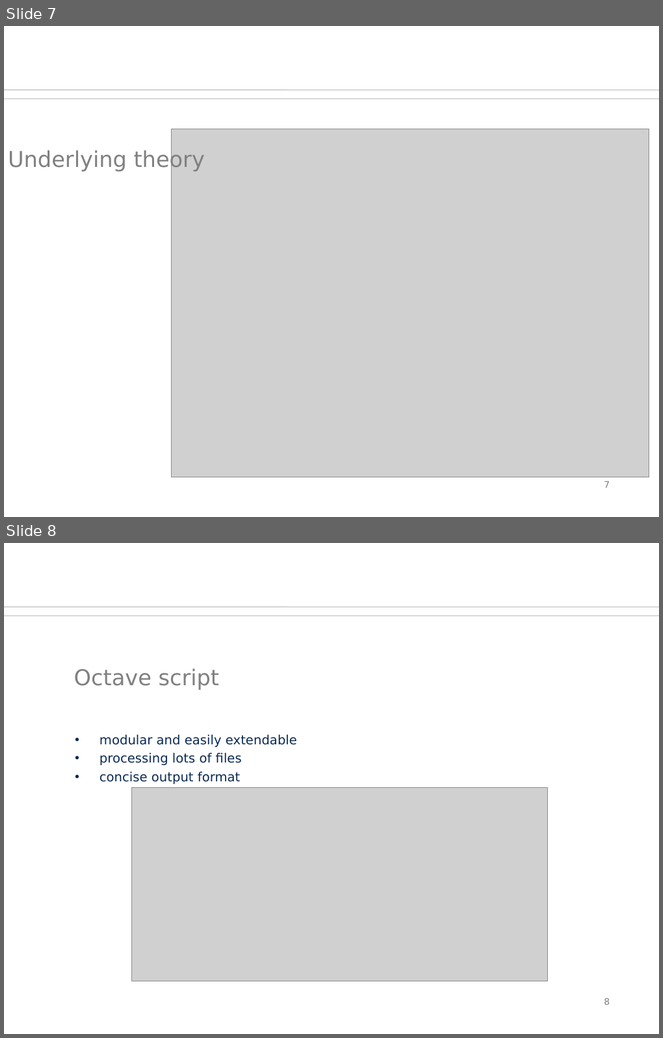
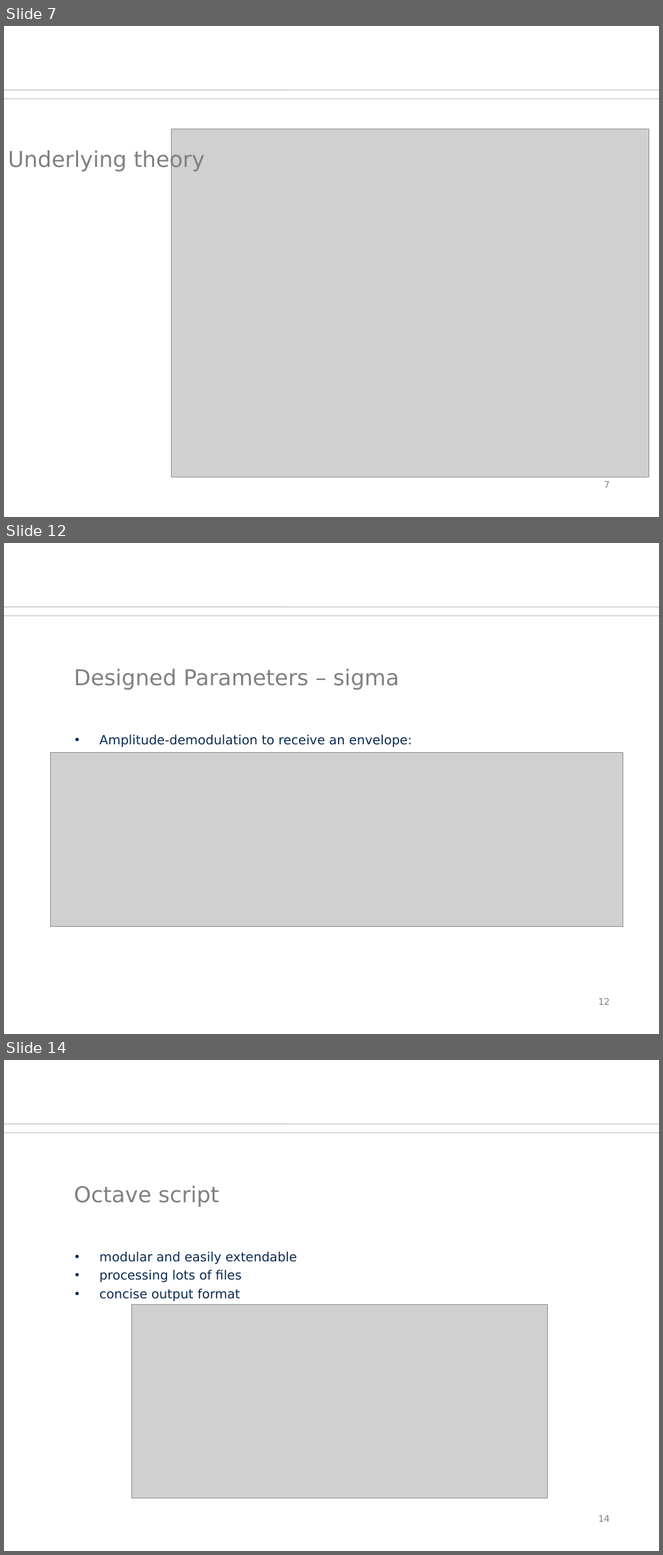
Before and after one commit to orgarten/Hauptseminar, a slide deck: Präsentation/btwf.odp. Shown one above the other, each under a label of ours: slides 7 and 8 before the commit, slides 7, 12 and 14 after it; the slides between them are not shown. The pictures are 663x1038 and 663x1555 pixels, drawn with LibreOffice and Linux fonts; fonts in the diff are those of the drawing; grey boxes stand for pictures; background and template pictures are left out. Boxes give left, top, right and bottom in pixels: in the first picture for what was removed or moved away, otherwise in the second. Text is boxed around its words. In the diff, an @@ line names an element or a change of style, - is before the commit and + after.

Commit message:
Beleg_CD with transformation symbols and Presentation with parameters-section

```diff
--- a/Präsentation/btwf.odp
+++ b/Präsentation/btwf.odp
@@ slide 12 added at bbox=[4, 543, 659, 1034], background #FFFFFF; not listed: 2 template elements that a slide beside it also shows @@
@@ title added at bbox=[74, 668, 399, 690], 24 pt, text #808080 @@
+Designed Parameters – sigma
@@ text added at bbox=[100, 735, 412, 747], 14 pt, text #0B2A51 @@
+• Amplitude-demodulation to receive an envelope:
@@ picture added at bbox=[51, 753, 623, 927] @@
@@ page number added at bbox=[599, 998, 610, 1005], 10 pt, text #808080 @@
+12
@@ what was slide 8 is now slide 14 @@
@@ page number at bbox=[599, 1516, 610, 1522]: text changed @@
-8
+14
```
Also in this commit, not shown: 5 other slides added, 2 other files.
